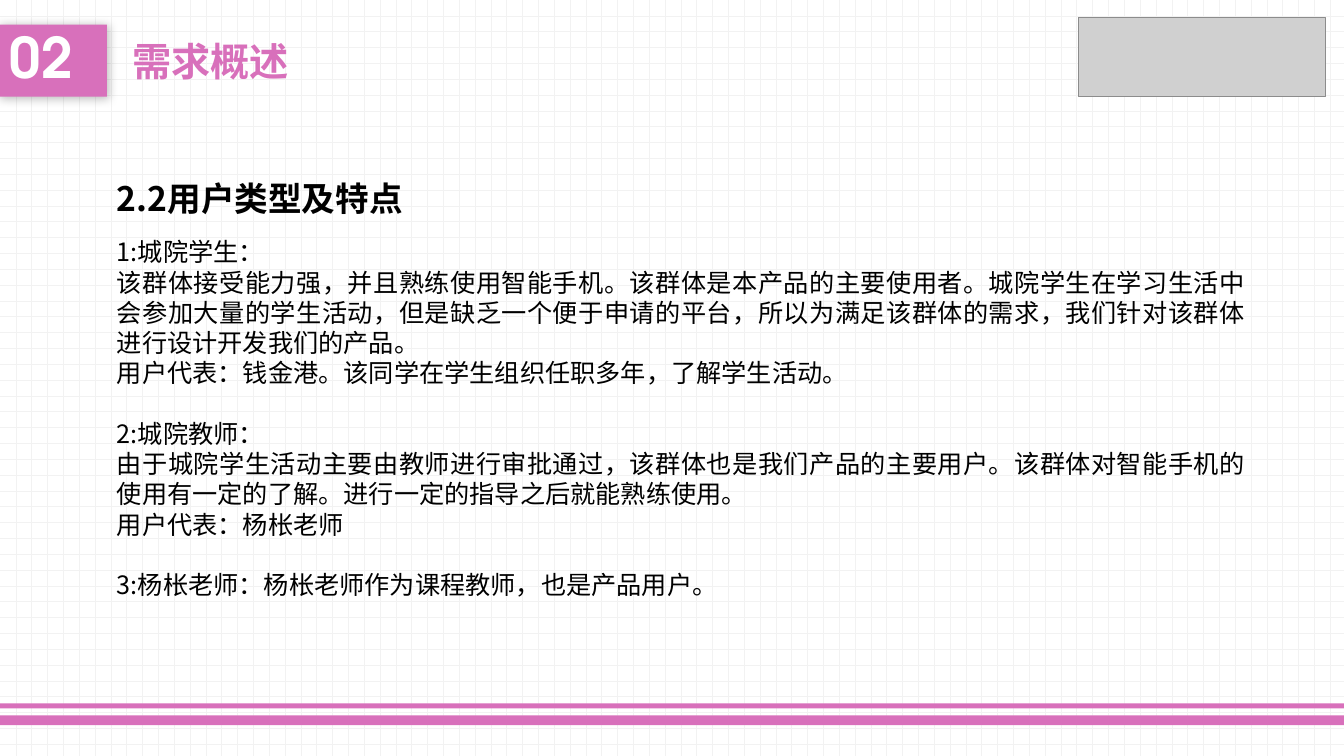
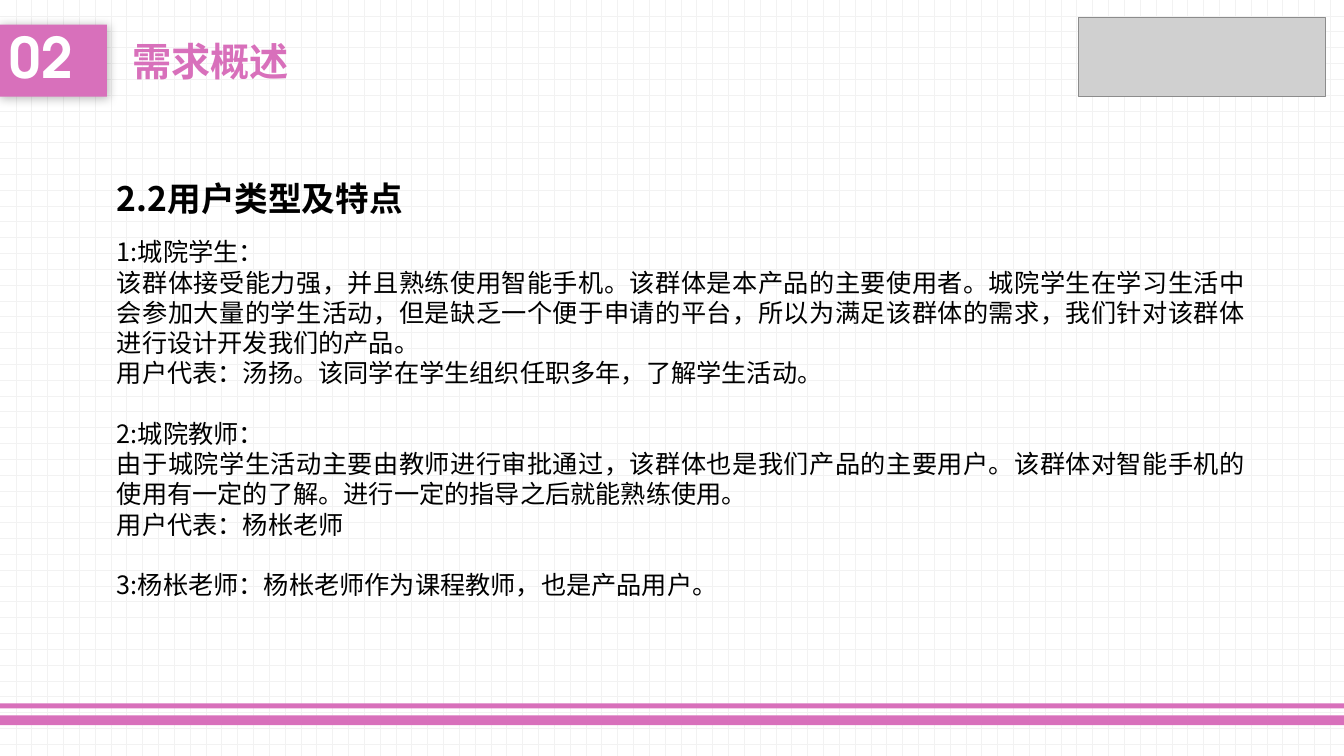
Before and after one commit to liuk5546/campaigo, a slide deck: slide 9 of doc/软件规格说明ppt.pptx. Drawn at 1344x756 pixels with LibreOffice and Linux fonts; fonts in the diff are those of the drawing; grey boxes stand for pictures. Boxes give left, top, right and bottom in pixels: in the first picture for what was removed or moved away, otherwise in the second. Text is boxed around its words. In the diff, an @@ line names an element or a change of style, - is before the commit and + after.

```diff
--- a/doc/软件规格说明ppt.pptx
+++ b/doc/软件规格说明ppt.pptx
@@ text at [117,360,823,385]: text changed @@
-用户代表：钱金港。该同学在学生组织任职多年，了解学生活动。
+用户代表：汤扬。该同学在学生组织任职多年，了解学生活动。
```
Also in this commit, not shown: 11 other files.
